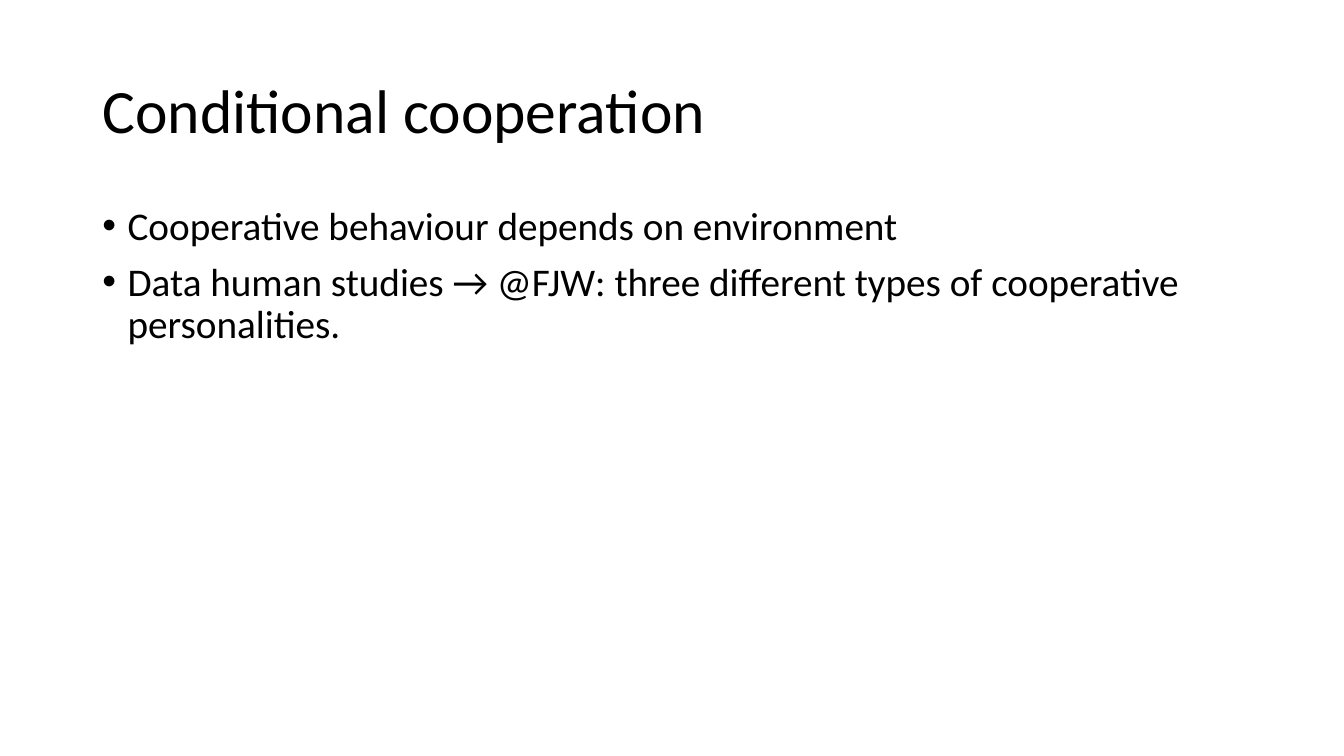
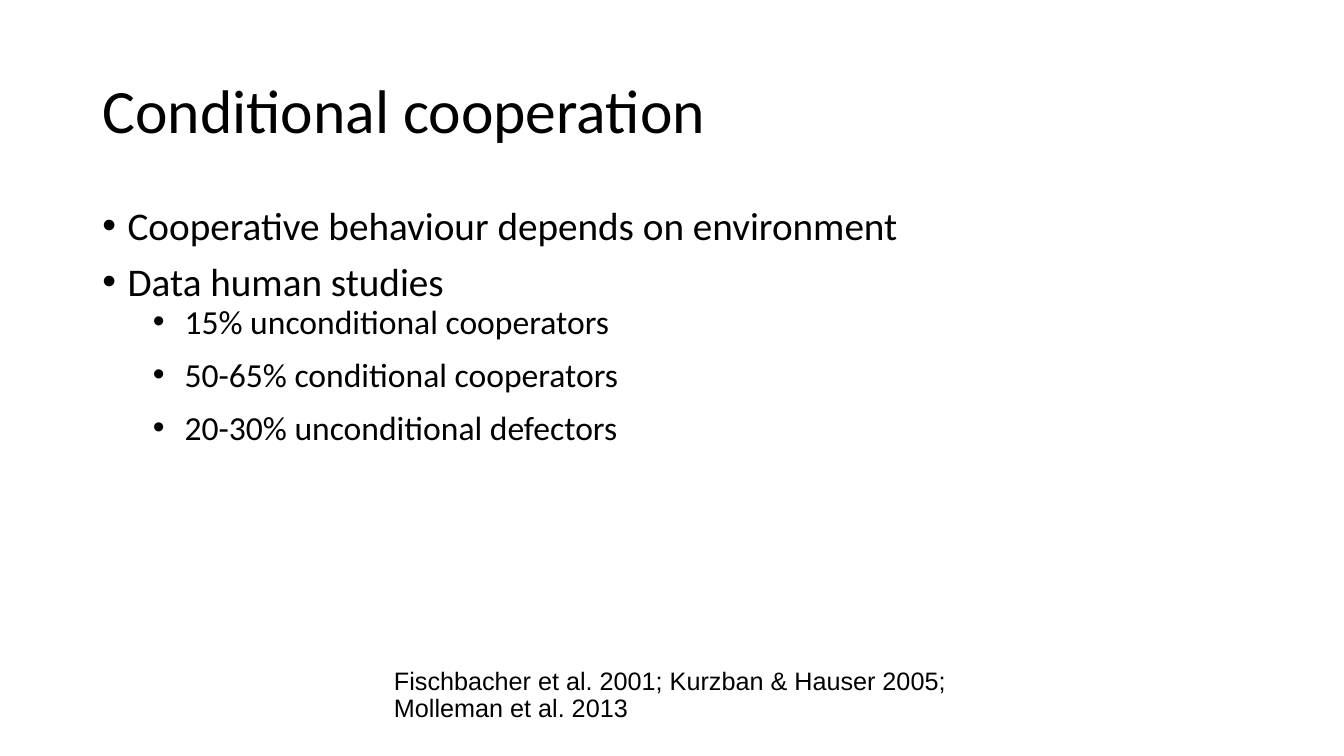
Before and after one commit to J-Damhuis/Cooperation, a slide deck: slide 3 of Presentations/Presentation_18-01-2019.pptx. Drawn at 1344x756 pixels with LibreOffice and Linux fonts; fonts in the diff are those of the drawing. Boxes give left, top, right and bottom in pixels: in the first picture for what was removed or moved away, otherwise in the second. Text is boxed around its words. In the diff, an @@ line names an element or a change of style, - is before the commit and + after.

Commit message:
presentation final version

```diff
--- a/Presentations/Presentation_18-01-2019.pptx
+++ b/Presentations/Presentation_18-01-2019.pptx
@@ text at (x1=128, y1=268, x2=618, y2=441): text changed; size 28 to 24 pt @@
-• Data human studies → @FJW: three different types of cooperative personalities.
+• Data human studies
+  • 15% unconditional cooperators
+  • 50-65% conditional cooperators
+  • 20-30% unconditional defectors
@@ text added at (x1=394, y1=671, x2=945, y2=718), 18 pt, text #000000 @@
+Fischbacher et al. 2001; Kurzban & Hauser 2005;
+Molleman et al. 2013
```
